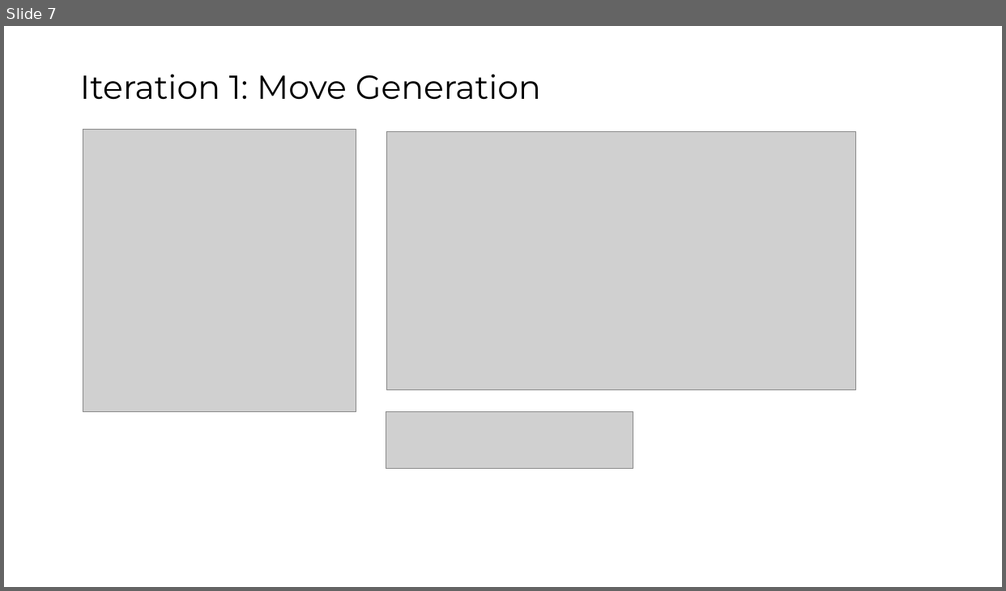
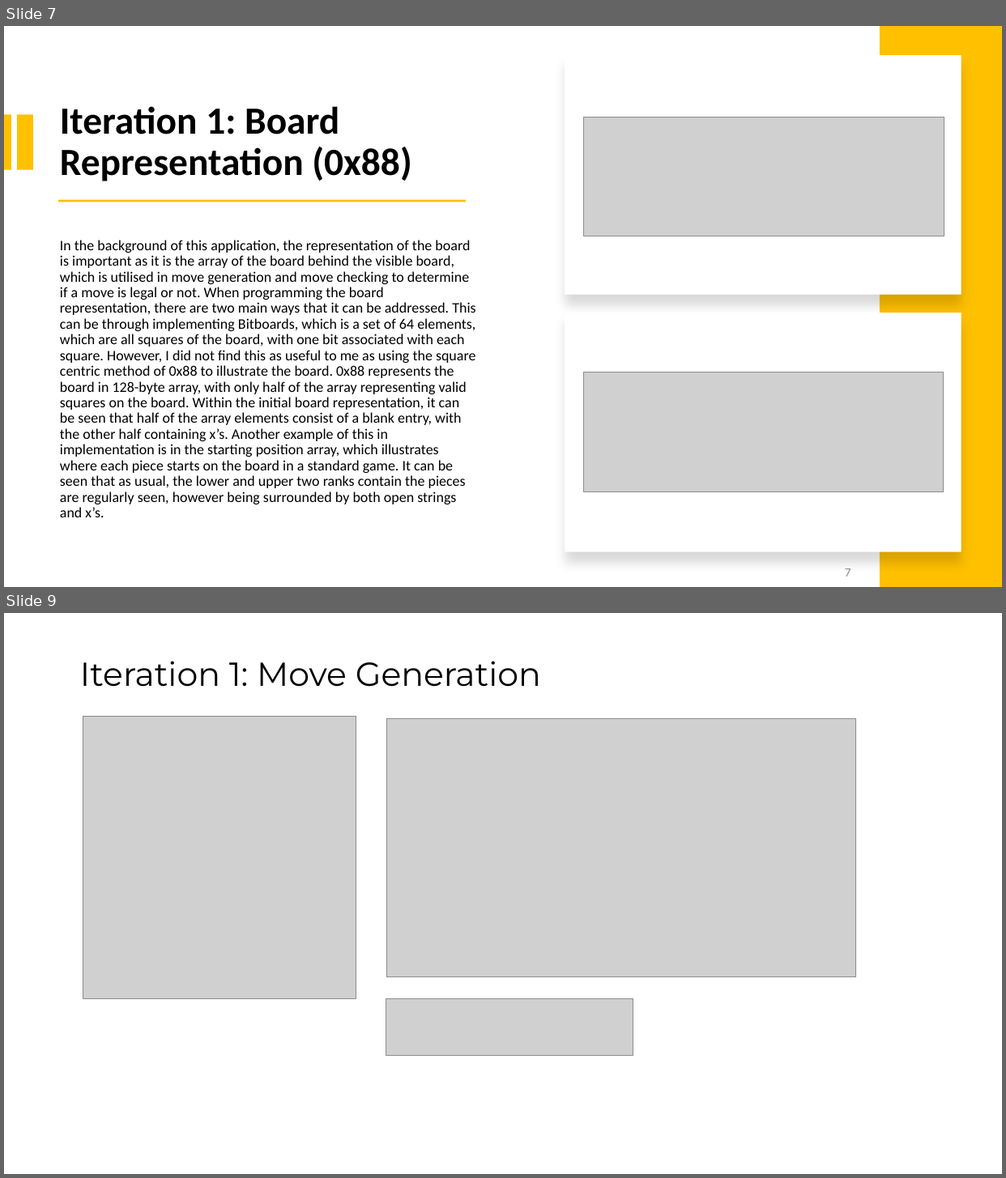
Before and after one commit to nozzyFTW/DailyChessPuzzle, a slide deck: DailyChessPuzzle.pptx. Shown one above the other, each under a label of ours: slide 7 before the commit, slides 7 and 9 after it; the slides between them are not shown. The pictures are 1006x591 and 1006x1178 pixels, drawn with LibreOffice and Linux fonts; fonts in the diff are those of the drawing; grey boxes stand for pictures. Boxes give left, top, right and bottom in pixels: in the first picture for what was removed or moved away, otherwise in the second. Text is boxed around its words. In the diff, an @@ line names an element or a change of style, - is before the commit and + after.

```diff
--- a/DailyChessPuzzle.pptx
+++ b/DailyChessPuzzle.pptx
@@ slide 7 added at (4,26,1002,587), background #FFFFFF @@
@@ rectangle added at (880,26,1002,587), fill #FFC000 @@
@@ rectangle added at (565,55,961,295), fill #FFFFFF @@
@@ rectangle added at (4,114,11,169), fill #FFC000 @@
@@ rectangle added at (17,114,32,169), fill #FFC000 @@
@@ title added at (60,106,411,182), 37 pt, text #000000, bold @@
+Iteration 1: Board Representation (0x88)
@@ picture added at (584,118,944,237) @@
@@ rectangle added at (58,199,466,202), fill #FFC000 @@
@@ text added at (60,240,476,518), 14 pt, text #000000 @@
+In the background of this application, the representation of the board is important as it is the array of the board behind the visible board, which is utilised in move generation and move checking to determine if a move is legal or not. When programming the board representation, there are two main ways that it can be addressed. This can be through implementing Bitboards, which is a set of 64 elements, which are all squares of the board, with one bit associated with each square. However, I did not find this as useful to me as using the square centric method of 0x88 to illustrate the board. 0x88 represents the board in 128-byte array, with only half of the array representing valid squares on the board. Within the initial board representation, it can be seen that half of the array elements consist of a blank entry, with the other half containing x’s. Another example of this in implementation is in the starting position array, which illustrates where each piece starts on the board in a standard game. It can be seen that as usual, the lower and upper two ranks contain the pieces are regularly seen, however being surrounded by both open strings and x’s.
@@ rectangle added at (565,313,961,552), fill #FFFFFF @@
@@ picture added at (584,373,944,493) @@
@@ page number added at (845,569,851,577), 12 pt, text #8C8C8C @@
+7
@@ what was slide 7 is now slide 9 @@
```
Also in this commit, not shown: 1 slide changed, 3 other slides added, 5 other files.
